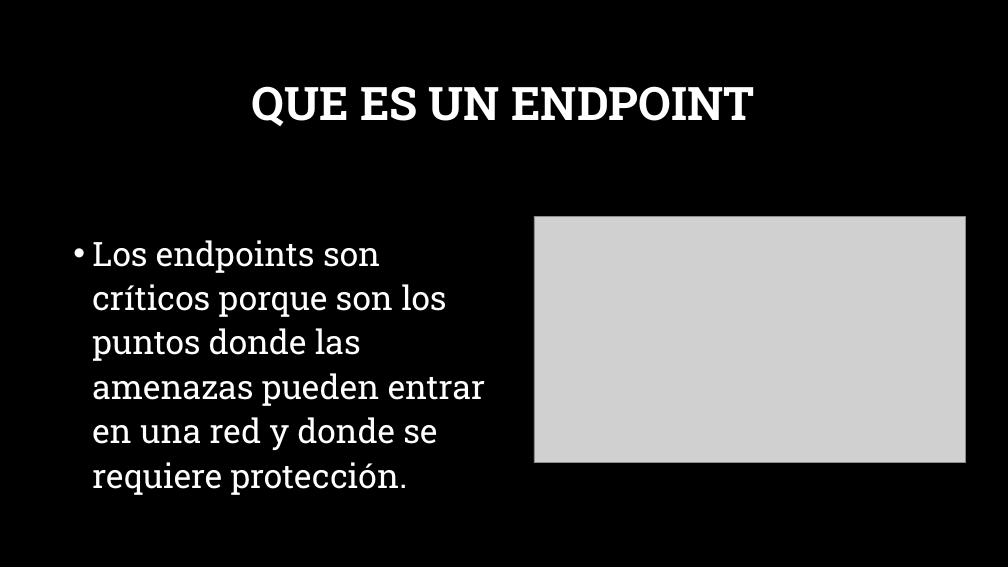
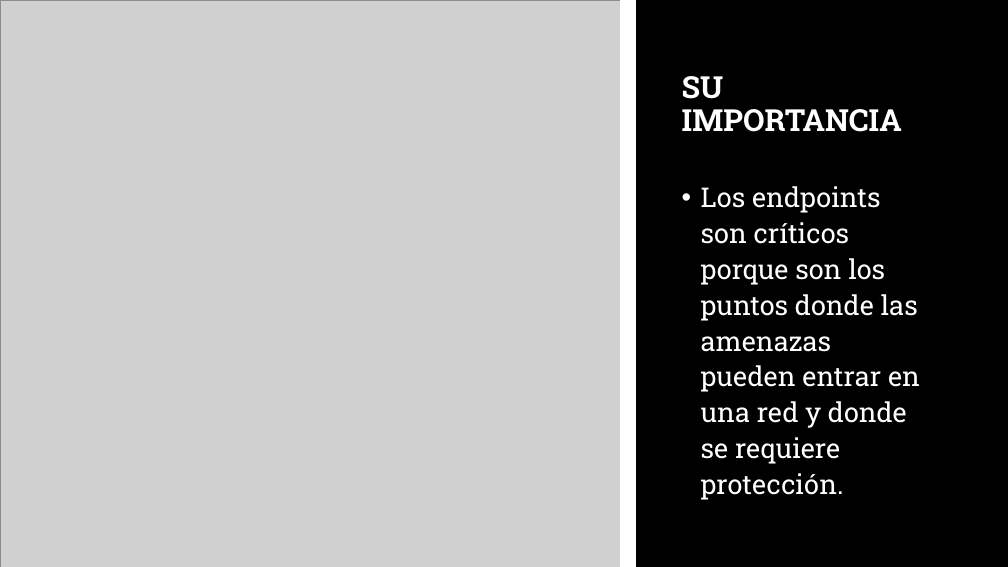
Before and after one commit to jphed/Sem5ULSA, a slide deck: slide 3 of redes/parcial1/Proteccion de endpoints.pptx. Drawn at 1008x567 pixels with LibreOffice and Linux fonts; fonts in the diff are those of the drawing; grey boxes stand for pictures; background and template pictures are left out. Boxes give left, top, right and bottom in pixels: in the first picture for what was removed or moved away, otherwise in the second. Text is boxed around its words. In the diff, an @@ line names an element or a change of style, - is before the commit and + after.

```diff
--- a/redes/parcial1/Proteccion de endpoints.pptx
+++ b/redes/parcial1/Proteccion de endpoints.pptx
@@ picture: place and size @@
-picture at [534,216,965,463]
+picture at [0,0,625,567]
@@ line added from (628, 4) to (628, 563), #FFFFFF 15 pt @@
@@ title at [682,76,902,132]: text changed; size 44 to 29 pt @@
-QUE ES UN ENDPOINT
+SU IMPORTANCIA
@@ text "Los endpoints son críticos porque ...": place and size @@
-text "Los endpoints son críticos porque ..." at [92,240,485,495]
+text "Los endpoints son críticos porque ..." at [701,186,920,500]
@@ text "Los endpoints son críticos porque ..." at [701,186,920,500]: size 32 to 25.9 pt @@
```
Also in this commit, not shown: 1 other slide changed, 3 slides added, 9 other files.
